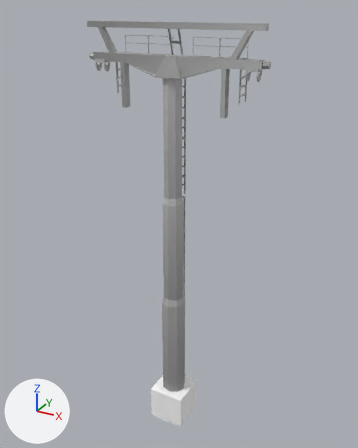
Before and after pictures for a commit that changed the FBX model Assets/Meshes/Import/heavy_duty_tower.fbx.
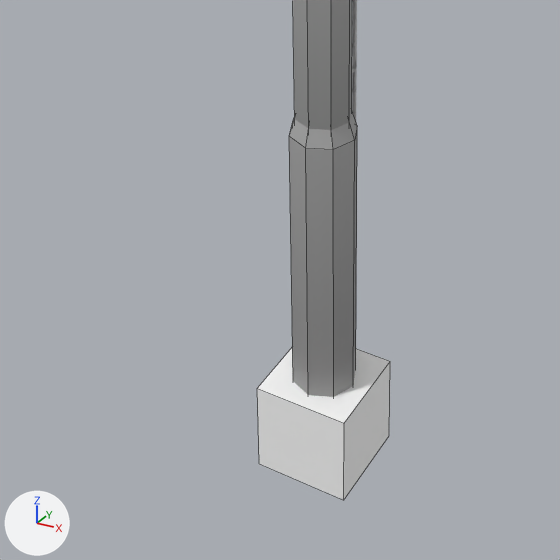
Each version is shown whole from a 50 mm lens placed at (10.37, -18.32, 19.55), pointed at (-0.04, 0.61, 10.08), then close up on the part from 18% to 71% of the width and 57% to 100% of the height. Arrows for +X, +Y and +Z are at lower left; the lights stay in place. The close-ups show mesh edges as thin lines. Where no turn or scale is listed for an object, it has been applied to the vertices.

Before the edit, the objects in view are built like this:
```python
me_cube_020 = bpy.data.meshes.new('Cube.020')
me_cube_020.from_pydata(...)  # a box spanning x -0.9..0.9, y -0.9..0.9, z -0.9..0.9
me_cube_020.materials.append(mat_material_002)  # picture img_colors_png
me_cylinder_001 = bpy.data.meshes.new('Cylinder.001')
me_cylinder_001.from_pydata(...)  # 24 vertices, 18 faces; spans x -0.6..0.6, y -0.6..0.6, z -0.93..5.47
me_cylinder_001.materials.append(mat_material_002)  # picture img_colors_png
me_cylinder_007 = bpy.data.meshes.new('Cylinder.007')
me_cylinder_007.from_pydata(...)  # 24 vertices, 18 faces; spans x -0.5..0.5, y -0.5..0.5, z -0.88..5.19
me_cylinder_007.materials.append(mat_material_002)  # picture img_colors_png
ob_base_001 = bpy.data.objects.new('Base.001', me_cube_020)
ob_base_001.location = (0.0, 0.0, 0.0)
ob_support_l_001 = bpy.data.objects.new('Support L.001', me_cylinder_001)
ob_support_l_001.location = (0.0, 0.0, 1.66)
ob_support_m_001 = bpy.data.objects.new('Support M.001', me_cylinder_007)
ob_support_m_001.location = (0.0, 0.0, 7.13)
```
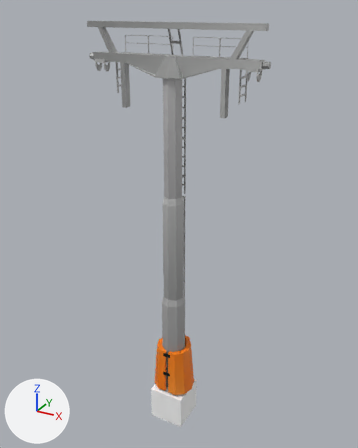
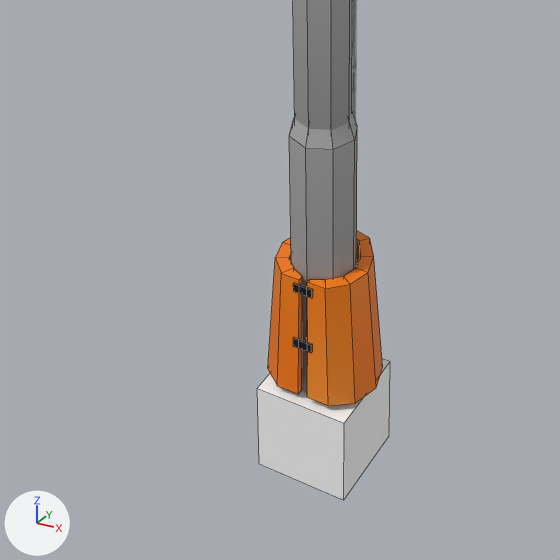
Patch to the scene script:
```diff
--- a/Assets/Meshes/Import/heavy_duty_tower.fbx.py
+++ b/Assets/Meshes/Import/heavy_duty_tower.fbx.py
@@ me_circle_004 @@
+me_circle_004.from_pydata(...)  # 68 vertices, 51 faces; spans x -1.06..1.06, y -0.8..1.12, z -0.5..1.99
+me_circle_004.materials.append(mat_material_002)  # picture img_colors_png
@@ ob_pad_001 @@
+ob_pad_001 = bpy.data.objects.new('Pad.001', me_circle_004)
+ob_pad_001.location = (0.0, 0.0, 1.55)
```

Location of each change, [x1, y1, x2, y2] in pixels of the close-ups (560 x 560 px):
'Pad.001', added (orange): after [268, 231, 383, 406]
